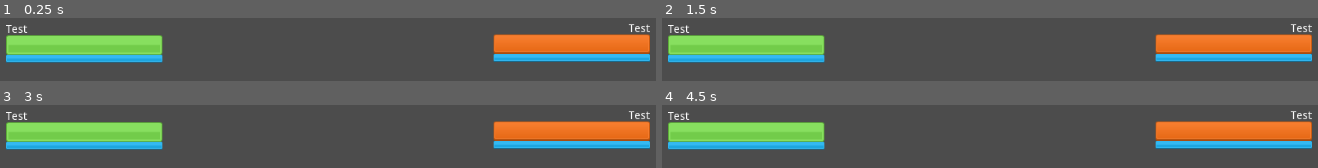
Above: before the commit, frames 1-4 (two rows, left to right).
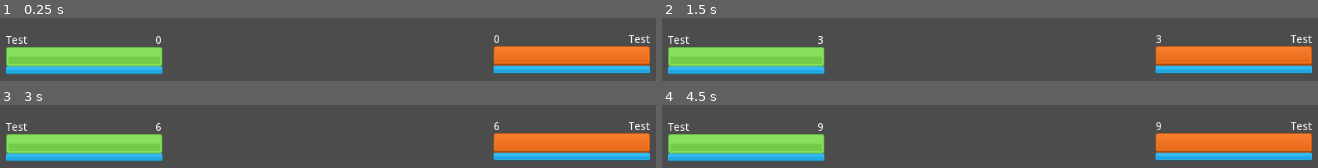
Above: after the commit, the same moments.

Repository: BliznyukNM/moba-manager
Game: Godot game, scene res://src/Match.tscn
The game is run twice, just before and just after one commit, with the same random seed, the same clock (stepped at 60 frames per second) and the same inputs. The project has no main scene, so this scene is started directly.
Inputs:
- Up to frame 1 (0.25 s): no input
- Up to frame 2 (1.5 s): tap Enter at 0.5 s; tap Space at 1.25 s
- Up to frame 3 (3 s): tap Enter at 2 s; tap Space at 2.75 s
- Up to frame 4 (4.5 s): tap Enter at 3.5 s; tap Space at 4.25 s

The runs differ from the first frame. In frame 1, 26% of the frame differs, in the area x 0-100%, y 9-89%; in frame 2, 26%; in frame 3, 26%; in frame 4, 26%.

Commit message:
implemented basic update system

Diff:
--- a/moba-manager/src/RadiantHeroUI.tscn
+++ b/moba-manager/src/BaseHeroUI.tscn
@@ -4,7 +4,7 @@
 [ext_resource path="res://Kenney UI/blue_button00.png" type="Texture" id=2]
 [ext_resource path="res://src/HeroUI.gd" type="Script" id=3]
 
-[node name="RadiantHero" type="Control"]
+[node name="BaseHero" type="Control"]
 margin_right = 200.0
 margin_bottom = 35.0
 rect_min_size = Vector2( 200, 50 )
@@ -14,17 +14,19 @@
 }
 
 [node name="Name" type="Label" parent="."]
-anchor_right = 1.0
-margin_top = -14.0
-grow_vertical = 0
+anchor_right = 0.6
+margin_bottom = 15.0
 text = "<Name>"
 __meta__ = {
 "_edit_use_anchors_": false
 }
 
 [node name="Health" type="TextureProgress" parent="."]
+anchor_top = 1.0
 anchor_right = 1.0
-margin_bottom = 25.0
+anchor_bottom = 1.0
+margin_top = -35.0
+margin_bottom = -10.0
 value = 100.0
 texture_progress = ExtResource( 1 )
 nine_patch_stretch = true
@@ -37,9 +39,10 @@
 }
 
 [node name="Mana" type="TextureProgress" parent="."]
+anchor_top = 1.0
 anchor_right = 1.0
-margin_top = 25.0
-margin_bottom = 35.0
+anchor_bottom = 1.0
+margin_top = -10.0
 value = 100.0
 texture_progress = ExtResource( 2 )
 nine_patch_stretch = true
@@ -47,3 +50,13 @@
 stretch_margin_top = 2
 stretch_margin_right = 10
 stretch_margin_bottom = 2
+
+[node name="Gold" type="Label" parent="."]
+anchor_left = 0.6
+anchor_right = 1.0
+margin_bottom = 15.0
+text = "0"
+align = 2
+__meta__ = {
+"_edit_use_anchors_": false
+}
--- a/moba-manager/src/DireHeroUI.tscn
+++ b/moba-manager/src/DireHeroUI.tscn
@@ -1,52 +1,23 @@
-[gd_scene load_steps=4 format=2]
+[gd_scene load_steps=3 format=2]
 
 [ext_resource path="res://Kenney UI/red_button01.png" type="Texture" id=1]
-[ext_resource path="res://Kenney UI/blue_button00.png" type="Texture" id=2]
-[ext_resource path="res://src/HeroUI.gd" type="Script" id=3]
+[ext_resource path="res://src/BaseHeroUI.tscn" type="PackedScene" id=2]
 
-[node name="DireHero" type="Control"]
-margin_right = 200.0
-margin_bottom = 35.0
-rect_min_size = Vector2( 200, 50 )
-script = ExtResource( 3 )
-__meta__ = {
-"_edit_use_anchors_": false
-}
+[node name="DireHeroUI" instance=ExtResource( 2 )]
 
-[node name="Name" type="Label" parent="."]
+[node name="Name" parent="." index="0"]
+anchor_left = 0.4
 anchor_right = 1.0
-margin_top = -14.0
-grow_vertical = 0
-text = "<Name>"
 align = 2
-__meta__ = {
-"_edit_use_anchors_": false
-}
 
-[node name="Health" type="TextureProgress" parent="."]
-anchor_right = 1.0
-margin_bottom = 25.0
-value = 100.0
+[node name="Health" parent="." index="1"]
 texture_progress = ExtResource( 1 )
 fill_mode = 1
-nine_patch_stretch = true
-stretch_margin_left = 10
-stretch_margin_top = 10
-stretch_margin_right = 10
-stretch_margin_bottom = 10
-__meta__ = {
-"_edit_use_anchors_": false
-}
 
-[node name="Mana" type="TextureProgress" parent="."]
-anchor_right = 1.0
-margin_top = 25.0
-margin_bottom = 35.0
-value = 100.0
-texture_progress = ExtResource( 2 )
+[node name="Mana" parent="." index="2"]
 fill_mode = 1
-nine_patch_stretch = true
-stretch_margin_left = 10
-stretch_margin_top = 2
-stretch_margin_right = 10
-stretch_margin_bottom = 2
+
+[node name="Gold" parent="." index="3"]
+anchor_left = 0.0
+anchor_right = 0.4
+align = 0
--- a/moba-manager/src/HeroUI.gd
+++ b/moba-manager/src/HeroUI.gd
@@ -5,6 +5,7 @@
 onready var name_label: Label = $Name
 onready var health_bar: TextureProgress = $Health
 onready var mana_bar: TextureProgress = $Mana
+onready var gold_label: Label = $Gold
 
 
 var _hero: Hero
@@ -16,9 +17,12 @@
 	yield(self, "ready")
 	name_label.text = tr(hero.name_key)
 	health_bar.max_value = hero.max_health
+	mana_bar.max_value = hero.max_mana
 
 	update()
 
 
 func update() -> void:
 	health_bar.value = _hero.health
+	mana_bar.value = _hero.mana
+	gold_label.text = str(_hero.gold)
--- a/moba-manager/src/Match.gd
+++ b/moba-manager/src/Match.gd
@@ -1,4 +1,10 @@
 extends Node
+
+
+export(float, EASE) var _time_multiplier: = 1.0
+
+
+const _updates_per_second: = 15
 
 
 enum HeroKey { Test }
@@ -14,6 +20,9 @@
 onready var heroes_root: Node = $Heroes
 
 
+var _update_cooldown: float
+
+
 func _ready() -> void:
 	ui_root.add_radiant_hero(_create_hero(HeroKey.Test))
 	ui_root.add_dire_hero(_create_hero(HeroKey.Test))
@@ -23,3 +32,19 @@
 	var hero: Hero = heroes[hero_key].instance()
 	heroes_root.add_child(hero)
 	return hero
+
+
+func _update() -> void:
+	for hero in heroes_root.get_children():
+		hero.update()
+	ui_root.update()
+
+
+func _physics_process(delta: float) -> void:
+	_update_cooldown += delta * _updates_per_second * _time_multiplier
+	var ticks_amount = int(_update_cooldown)
+
+	for _i in range(0, ticks_amount):
+		_update()
+
+	_update_cooldown -= ticks_amount
--- a/moba-manager/src/Match.tscn
+++ b/moba-manager/src/Match.tscn
@@ -5,6 +5,7 @@
 
 [node name="Match" type="Node"]
 script = ExtResource( 2 )
+_time_multiplier = 0.133972
 
 [node name="MatchUI" parent="." instance=ExtResource( 1 )]
 
--- a/moba-manager/src/MatchUI.gd
+++ b/moba-manager/src/MatchUI.gd
@@ -2,7 +2,7 @@
 class_name MatchUI
 
 
-var radiant_hero_ui = preload("res://src/RadiantHeroUI.tscn")
+var radiant_hero_ui = preload("res://src/RadiantHero.tscn")
 var dire_hero_ui = preload("res://src/DireHeroUI.tscn")
 
 
@@ -26,3 +26,10 @@
 	hero_ui.init(hero)
 	dire_root.add_child(hero_ui)
 	heroes[hero] = hero_ui
+
+
+func update() -> void:
+	for hero in radiant_root.get_children():
+		hero.update()
+	for hero in dire_root.get_children():
+		hero.update()
--- /dev/null
+++ b/moba-manager/src/RadiantHero.tscn
@@ -0,0 +1,5 @@
+[gd_scene load_steps=2 format=2]
+
+[ext_resource path="res://src/BaseHeroUI.tscn" type="PackedScene" id=1]
+
+[node name="RadiantHero" instance=ExtResource( 1 )]
--- a/moba-manager/src/heroes/Hero.gd
+++ b/moba-manager/src/heroes/Hero.gd
@@ -9,13 +9,53 @@
 export var name_key: String
 
 
-var max_health : int setget , get_max_health
+var max_health: int setget , get_max_health
 func get_max_health() -> int:
 	return base_health
 
 
-var health : int = self.max_health setget _set_health, get_health
+var health: int = self.max_health setget _set_health, get_health
 func _set_health(value: int) -> void:
-	health = int(clamp(value, 0, self._max_health))
+	health = int(clamp(value, 0, self.max_health))
 func get_health() -> int:
 	return health
+
+
+var max_mana: int setget , get_max_mana
+func get_max_mana() -> int:
+	return base_mana
+
+
+var mana: int = self.max_mana setget _set_mana, get_mana
+func _set_mana(value: int) -> void:
+	mana = int(clamp(value, 0, self.max_mana))
+func get_mana() -> int:
+	return mana
+
+
+var attack: int setget , get_attack
+func get_attack() -> int:
+	return base_attack
+
+
+var gold: int setget _set_gold, get_gold
+func _set_gold(value: int) -> void:
+	gold = value
+func get_gold() -> int:
+	return gold
+
+
+func update() -> void:
+	farm() # TODO: just testing
+
+
+func damage(value: int) -> void:
+	self.health -= value
+
+
+func farm() -> void:
+	self.gold += 1
+
+
+func attack_target(target: Hero) -> void:
+	target.damage(self.attack)
